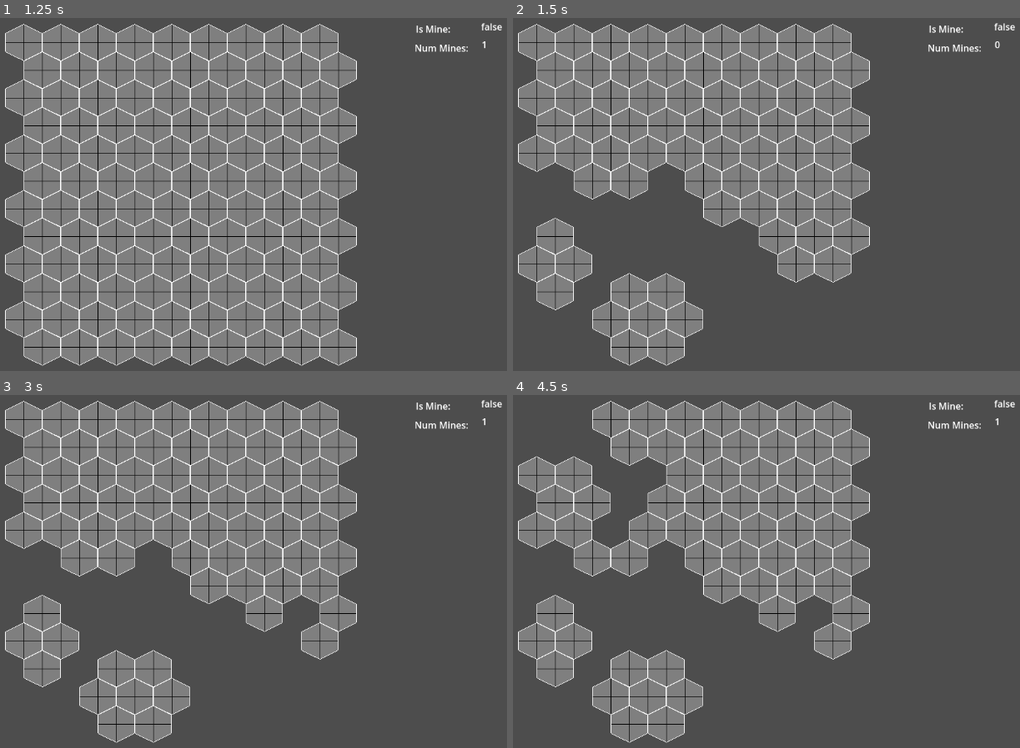
Above: before the commit, frames 1-4 (two rows, left to right).
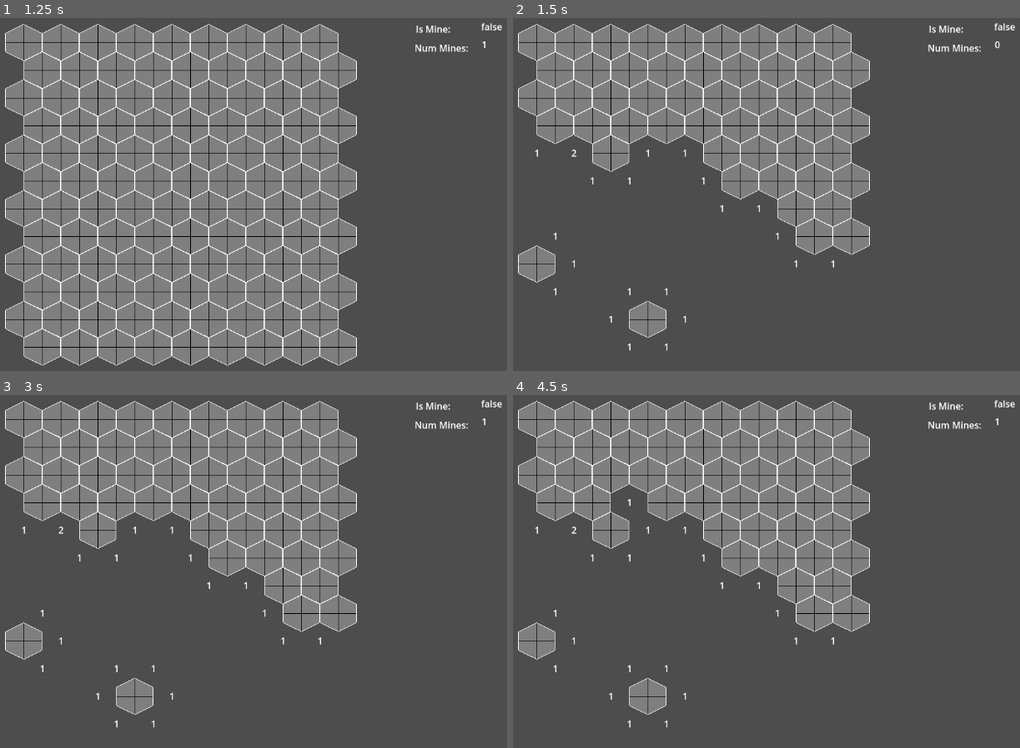
Above: after the commit, the same moments.

Repository: pmdwyer/hexmines
Game: Godot game, scene res://grid/grid.tscn
Two runs of this game, one before a commit and one after it. Both use one fixed random seed, a clock stepped at 60 frames per second and the inputs below.
Inputs (mouse positions are in pixels of both pictures, inside the frame that each line leads up to):
- Up to frame 1 (1.25 s): tap Enter at 0.5 s; move the mouse to (466, 173) at 0.52 s; click (466, 173) at 0.67 s
- Up to frame 2 (1.5 s): tap Space at 1.25 s; move the mouse to (700, 212) at 1.27 s; click (700, 212) at 1.42 s
- Up to frame 3 (3 s): tap Enter at 2 s; move the mouse to (385, 486) at 2.02 s; click (385, 486) at 2.17 s; tap Space at 2.75 s; move the mouse to (288, 645) at 2.77 s; click (288, 645) at 2.92 s
- Up to frame 4 (4.5 s): tap Enter at 3.5 s; move the mouse to (outside the picture) at 3.52 s; click (outside the picture) at 3.67 s; tap Space at 4.25 s; move the mouse to (634, 515) at 4.27 s; click (634, 515) at 4.42 s

Frame 1 is identical in both runs. In frame 2, 12% of the frame differs, in the area x 0-67%, y 33-99%; in frame 3, 12%; in frame 4, 16%, in the area x 0-67%, y 1-99%.
Error before the commit: Invalid call. Nonexistent function 'get_neighbor_coords' in base 'Nil'. (res://grid/grid.gd:75)

Commit message:
Add flagging tiles

Diff:
--- a/grid/grid.gd
+++ b/grid/grid.gd
@@ -33,7 +33,7 @@
 	_tiles[i].is_mine = true
 	var neighbors = _get_neighbors(_tiles[i])
 	for n in neighbors:
-		n.num_neighbor_mines += 1
+		n.add_mine()
 
 
 func _process(delta):
@@ -48,7 +48,13 @@
 	if event is InputEventMouseButton and event.button_index == MOUSE_BUTTON_LEFT and event.pressed:
 		var mouse_pos = get_viewport().get_mouse_position()
 		var tile = _get_tile_at(mouse_pos)
-		_flood_clear(tile)
+		if tile:
+			_flood_clear(tile)
+	elif event is InputEventMouseButton and event.button_index == MOUSE_BUTTON_RIGHT and event.pressed:
+		var mouse_pos = get_viewport().get_mouse_position()
+		var tile = _get_tile_at(mouse_pos)
+		if tile and not tile.cleared:
+			tile.toggle_flag()
 
 
 func _flood_clear(start):
@@ -56,9 +62,10 @@
 	var seen = {}
 	while len(queue) > 0:
 		var tile = queue.pop_front()
-		for n in _get_neighbors(tile):
-			if n not in seen and not n.cleared and n.num_neighbor_mines == 0:
-				queue.push_back(n)
+		if tile.num_neighbor_mines == 0 and not tile.is_mine:
+			for n in _get_neighbors(tile):
+				if n not in seen and not n.cleared and not n.is_mine:
+					queue.push_back(n)
 		seen[tile] = true
 		tile.clear()
 
--- a/tile/tile.gd
+++ b/tile/tile.gd
@@ -24,16 +24,15 @@
 
 
 func mouse_hit(mouse_pos: Vector2) -> bool:
-	if $Sprite2D:
-		return $Sprite2D.get_rect().has_point(to_local(mouse_pos))
+	if %HexSprite:
+		return %HexSprite.get_rect().has_point(to_local(mouse_pos))
 	return false
 
 
 func clear():
 	if not cleared:
 		cleared = true
-		$Sprite2D.queue_free()
-		remove_child($Sprite2D)
+		%HexSprite.hide()
 
 
 func get_neighbor_coords():
@@ -50,3 +49,16 @@
 		neighbors.append(Vector2i(coords.x - 1, coords.y + 1))
 		neighbors.append(Vector2i(coords.x + 1, coords.y + 1))
 	return neighbors
+
+
+func add_mine():
+	num_neighbor_mines += 1
+	%NumMinesLabel.text = str(num_neighbor_mines)
+
+
+func toggle_flag():
+	is_flagged = not is_flagged
+	if is_flagged:
+		%FlagSprite.show()
+	else:
+		%FlagSprite.hide()
--- a/tile/tile.tscn
+++ b/tile/tile.tscn
@@ -1,10 +1,34 @@
-[gd_scene load_steps=3 format=3 uid="uid://cm02a81pt1840"]
+[gd_scene load_steps=4 format=3 uid="uid://cm02a81pt1840"]
 
 [ext_resource type="Script" path="res://tile/tile.gd" id="1_gvvca"]
 [ext_resource type="Texture2D" uid="uid://d2nx50cgwl6pr" path="res://assets/textures/base_tile.png" id="2_cujbm"]
+[ext_resource type="Texture2D" uid="uid://cnvf4xnyis047" path="res://assets/textures/flag_tile.png" id="3_wb1m8"]
 
 [node name="tile" type="Node2D"]
 script = ExtResource("1_gvvca")
+metadata/_edit_group_ = true
 
-[node name="Sprite2D" type="Sprite2D" parent="."]
+[node name="NumMinesLabel" type="RichTextLabel" parent="."]
+unique_name_in_owner = true
+anchors_preset = -1
+anchor_left = 0.5
+anchor_right = 0.5
+anchor_bottom = 0.5
+offset_left = -4.0
+offset_top = -12.0
+offset_right = 5.0
+offset_bottom = 11.0
+grow_horizontal = 2
+grow_vertical = 2
+size_flags_horizontal = 4
+size_flags_vertical = 4
+fit_content = true
+
+[node name="HexSprite" type="Sprite2D" parent="."]
+unique_name_in_owner = true
 texture = ExtResource("2_cujbm")
+
+[node name="FlagSprite" type="Sprite2D" parent="."]
+unique_name_in_owner = true
+visible = false
+texture = ExtResource("3_wb1m8")
Binary file added: assets/textures/flag_tile.png
Not shown, added: assets/textures/flag_tile.png.import
